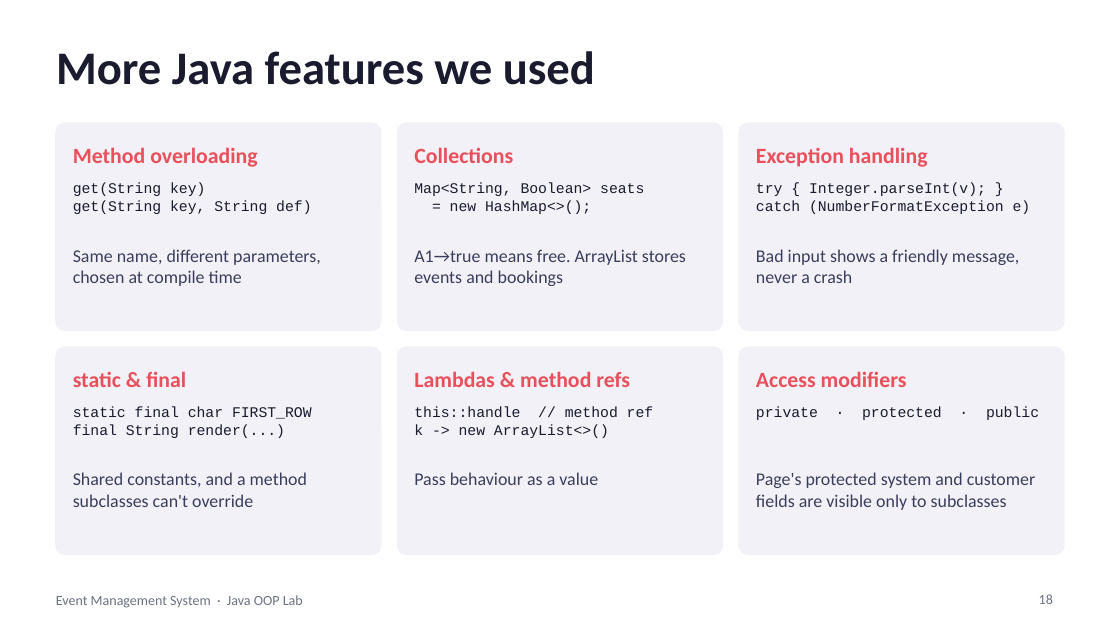
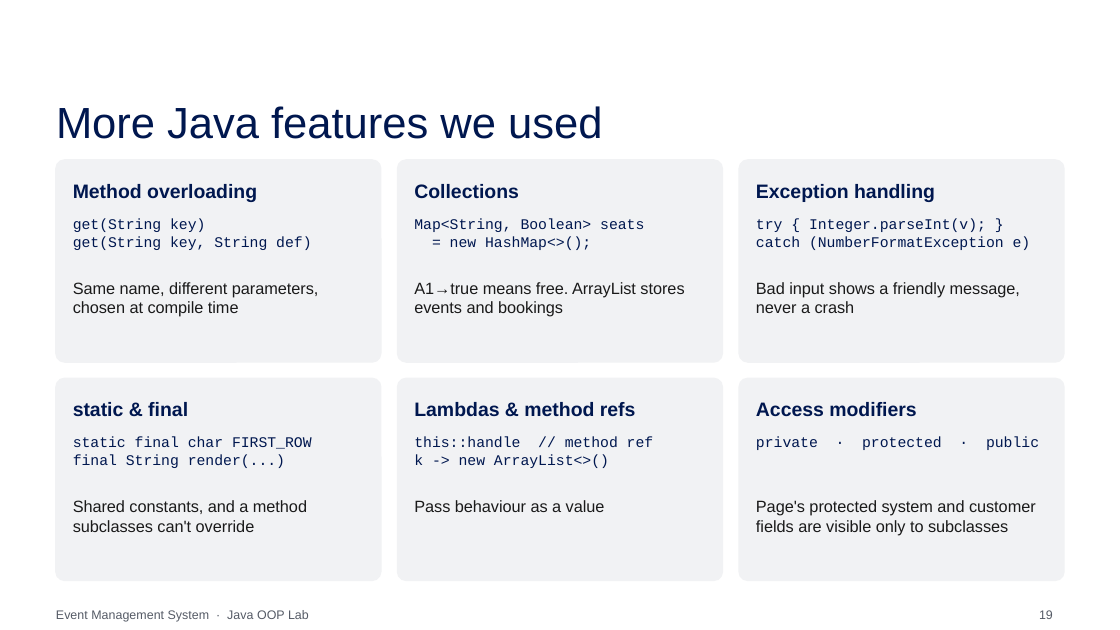
Before and after one commit to SuyashAnupam/Event-Mangement-Platform, a slide deck: slide 19 of Event_Management_System_OOP.pptx (slide 18 before the commit). Drawn at 1120x630 pixels with LibreOffice and Linux fonts; fonts in the diff are those of the drawing; background and template pictures are left out. Boxes give left, top, right and bottom in pixels: in the first picture for what was removed or moved away, otherwise in the second. Text is boxed around its words. In the diff, an @@ line names an element or a change of style, - is before the commit and + after.

```diff
--- a/Event_Management_System_OOP.pptx
+++ b/Event_Management_System_OOP.pptx
@@ title "More Java features we used": place and size @@
-title "More Java features we used" at box(56, 51, 595, 85)
+title "More Java features we used" at box(56, 106, 602, 139)
@@ title "More Java features we used" at box(56, 106, 602, 139): size 30 to 28 pt, font Calibri to Arial, text colour #1A1B2E to #00174F, bold off @@
@@ rounded rectangle: place and size @@
-rounded rectangle at box(56, 123, 381, 330)
+rounded rectangle at box(56, 160, 381, 362)
@@ rounded rectangle: place and size @@
-rounded rectangle at box(398, 123, 722, 330)
+rounded rectangle at box(398, 160, 722, 362)
@@ fill #F2F1F7 to #F1F2F4; outline #F2F1F7 1 pt to #F1F2F4 1 pt in 6 elements at box(56, 379, 381, 580), box(398, 379, 722, 580), box(739, 379, 1064, 580), box(56, 160, 381, 362), box(398, 160, 722, 362), box(739, 160, 1064, 362) @@
@@ rounded rectangle: place and size @@
-rounded rectangle at box(739, 123, 1064, 330)
+rounded rectangle at box(739, 160, 1064, 362)
@@ size 14 to 12.5 pt, font Calibri to Arial, text colour #E8505B to #00174F in 6 elements at box(73, 402, 188, 416), box(414, 402, 636, 417), box(756, 402, 916, 417), box(73, 184, 257, 202), box(414, 184, 519, 198), box(756, 184, 935, 202) @@
@@ 9 texts: place and size @@
-9 texts at box(73, 147, 1031, 286)
+9 texts at box(73, 184, 1031, 317)
@@ text colour #1A1B2E to #00174F in 6 elements at box(73, 436, 312, 468), box(414, 436, 654, 468), box(756, 436, 1039, 450), box(73, 218, 311, 250), box(756, 218, 1031, 250), box(414, 218, 644, 250) @@
@@ size 11.5 to 10.5 pt, font Calibri to Arial, text colour #3A3D5C to #1A1A1A in 6 elements at box(73, 500, 307, 532), box(414, 500, 605, 512), box(756, 500, 1036, 535), box(73, 282, 319, 317), box(414, 282, 684, 317), box(756, 282, 1020, 313) @@
@@ rounded rectangle: place and size @@
-rounded rectangle at box(56, 347, 381, 554)
+rounded rectangle at box(56, 379, 381, 580)
@@ rounded rectangle: place and size @@
-rounded rectangle at box(398, 347, 722, 554)
+rounded rectangle at box(398, 379, 722, 580)
@@ rounded rectangle: place and size @@
-rounded rectangle at box(739, 347, 1064, 554)
+rounded rectangle at box(739, 379, 1064, 580)
@@ 9 texts: place and size @@
-9 texts at box(73, 371, 1039, 510)
+9 texts at box(73, 402, 1039, 535)
@@ text "Event Management System · Java ...": place and size @@
-text "Event Management System · Java ..." at box(56, 595, 303, 608)
+text "Event Management System · Java ..." at box(56, 610, 309, 622)
@@ text "Event Management System · Java ..." at box(56, 610, 309, 622): size 9 to 8 pt, font Calibri to Arial, text colour #6B7280 to #555B66 @@
@@ page number at box(1039, 610, 1053, 619): text changed; size 9 to 8 pt; font Calibri to Arial; text colour #6B7280 to #555B66 @@
-18
+19
```
Also in this commit, not shown: 26 other slides changed, 2 slides added, 1 slide removed.
